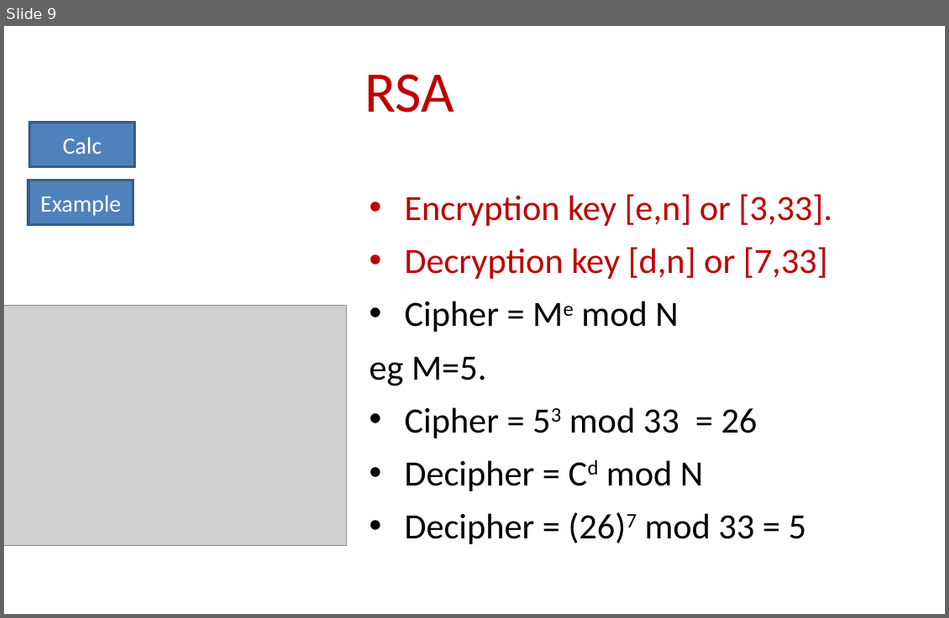
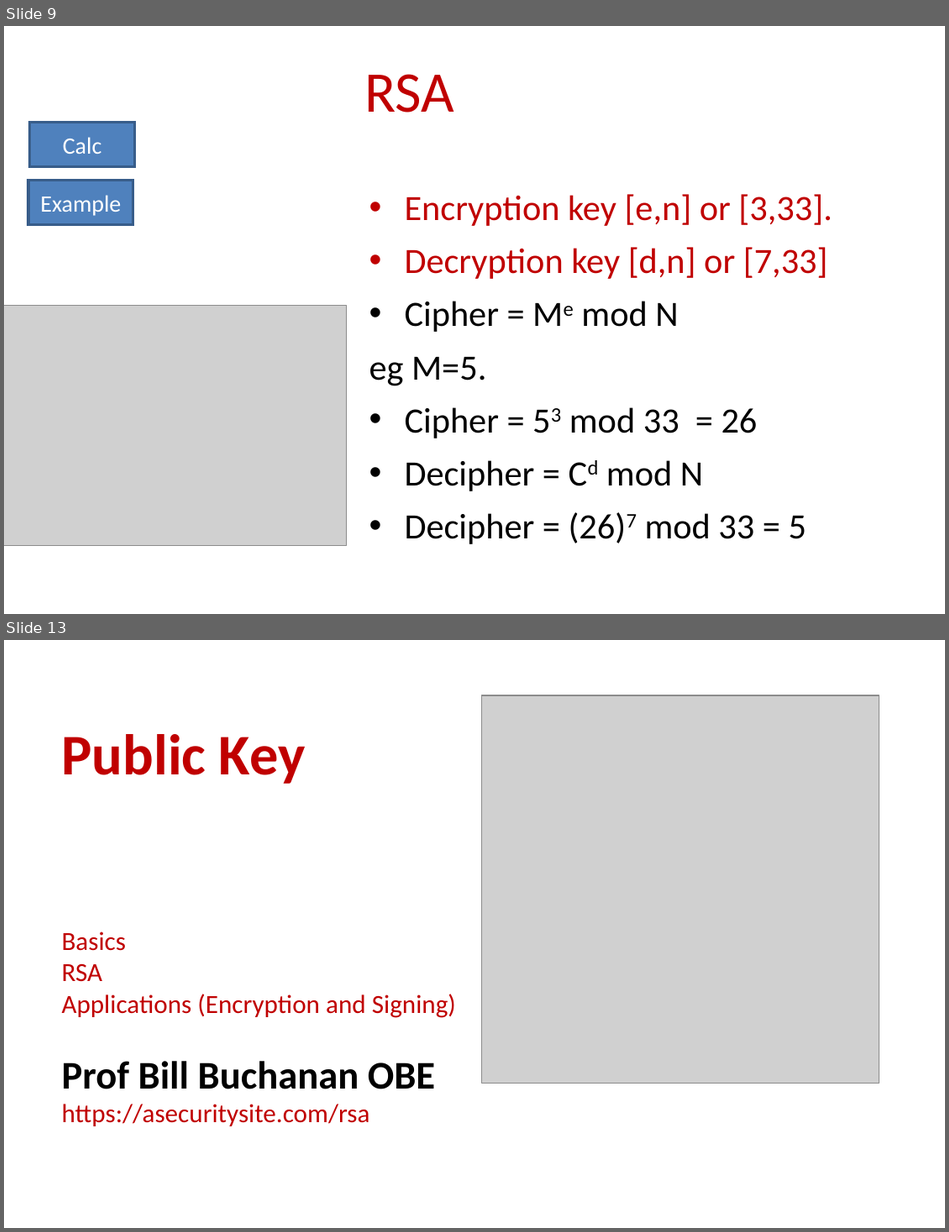
Before and after one commit to billbuchanan/csn09112, a slide deck: week06_public_key/lecture/chapter04_public.ppt. Shown one above the other, each under a label of ours: slide 9 before the commit, slides 9 and 13 after it; the slides between them are not shown. The pictures are 949x618 and 949x1232 pixels, drawn with LibreOffice and Linux fonts; fonts in the diff are those of the drawing; grey boxes stand for pictures. Boxes give left, top, right and bottom in pixels: in the first picture for what was removed or moved away, otherwise in the second. Text is boxed around its words. In the diff, an @@ line names an element or a change of style, - is before the commit and + after.

```diff
--- a/week06_public_key/lecture/chapter04_public.ppt
+++ b/week06_public_key/lecture/chapter04_public.ppt
@@ slide 13 added at <box>4,640,945,1228</box>, background #FFFFFF @@
@@ picture added at <box>482,695,879,1084</box> @@
@@ title added at <box>62,734,456,1126</box>, 20 pt, text #C00000 @@
+Public Key
+Basics
+RSA
+Applications (Encryption and Signing)
+Prof Bill Buchanan OBE
+https://asecuritysite.com/rsa
```
Also in this commit, not shown: 4 slides changed, 2 other slides added, 6 other files.
